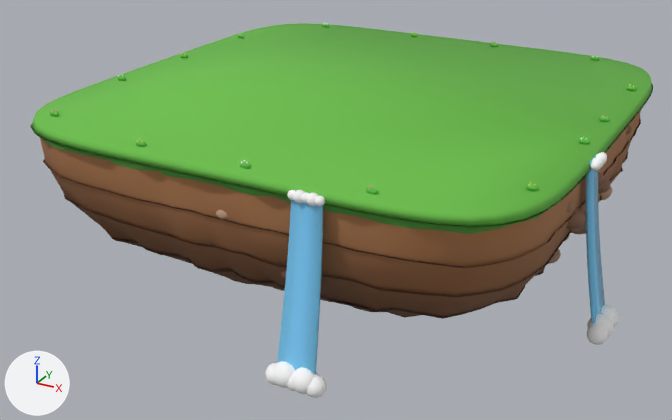
One commit to the glTF model art/toy/town/island.glb: the scene before it, then after it.
The view is the same before and after, from a 50 mm camera at (7.77, -15.17, 4.99) aimed at (-0.14, -0.79, -2.2). Lighting does not change. The marker at lower left points along +X, +Y and +Z. The first picture is the older version. Vertices at exactly the same position are counted once.

Names of what the first picture shows: 'top'.
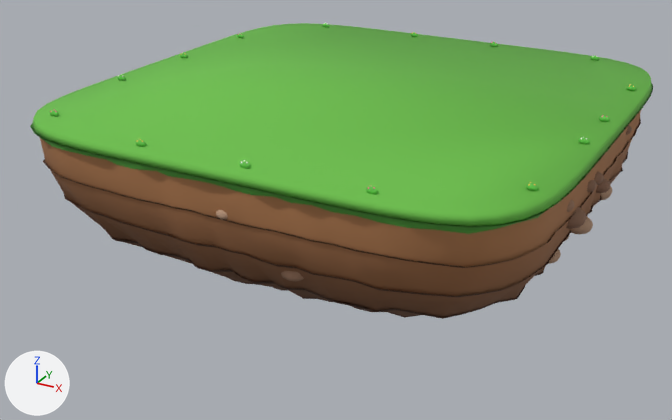
Pixel boxes (x1, y1, x2, y2) of what changed, in the pictures (672 x 420 px):
'top', reshaped (21% shorter)
    before: (30, 23, 653, 398)
    after: (30, 23, 653, 319)
part 1 of me_top, deleted
    before: (265, 152, 618, 398)

What changed in the scene script:
```text
Change me_top:
    used by ob_top; location = (0.0, 0.0, 0.0)
    remove me_top.from_pydata(...)  # 11302 vertices, 21986 faces; spans x -4.78..5.41, y -5.41..4.78, z -3.58..0.09
    add me_top.from_pydata(...)  # 9594 vertices, 18658 faces; spans x -4.78..4.79, y -4.78..4.78, z -3.58..0.09
    me_top part 1: 22 loose pieces with 1708 vertices, spanning x 1.09..5.41, y -5.41..-0.89, z -3.07..-0.01, are deleted
    remove me_top.materials.append(mat_water)
```
